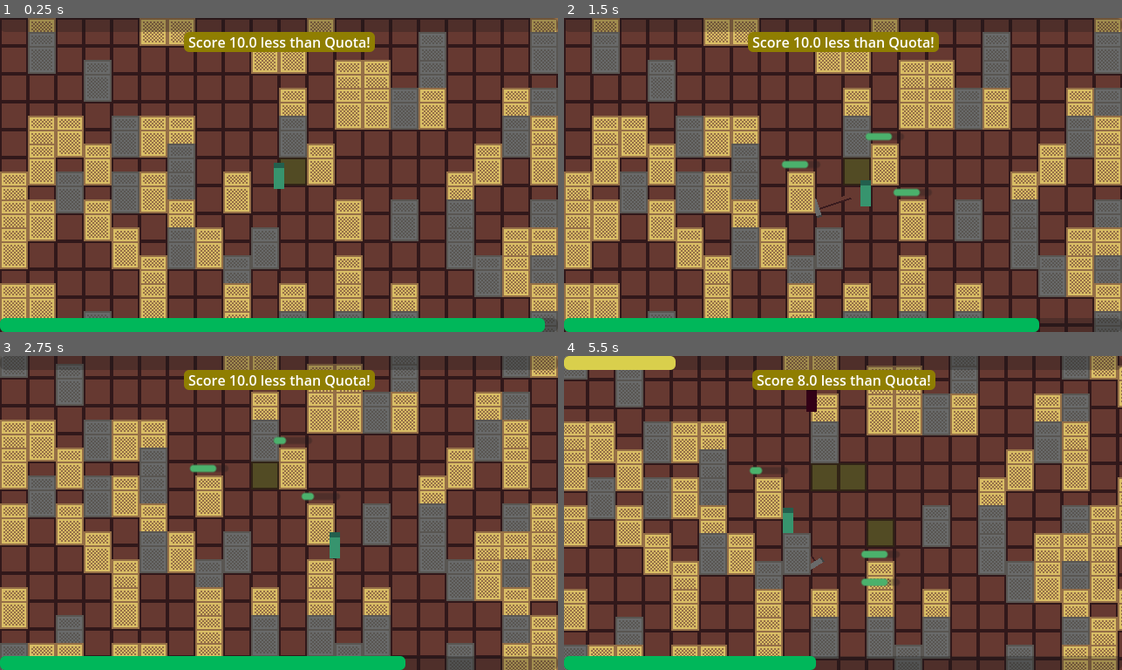
Above: before the commit, frames 1-4 (two rows, left to right).
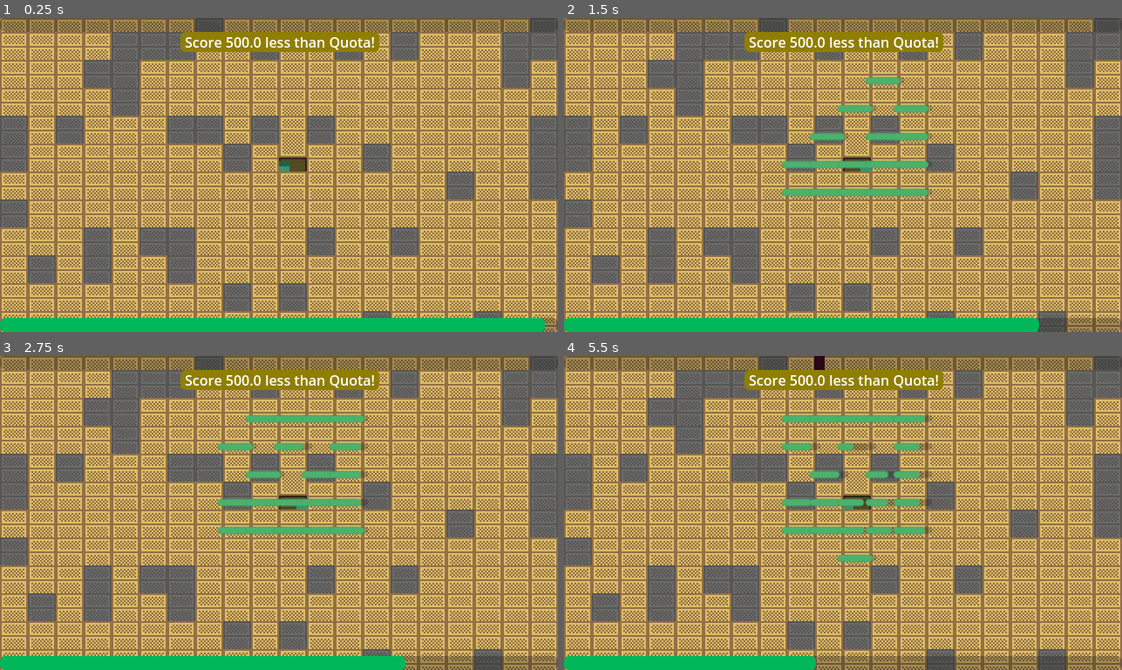
Above: after the commit, the same moments.

Repository: shuofsin/notsowingsimulator
Game: Godot game, scene res://Scenes/Worlds/test_world.tscn
Two runs of this game, one before a commit and one after it. Both use one fixed random seed, a clock stepped at 60 frames per second and the inputs below.
Inputs (mouse positions are in pixels of both pictures, inside the frame that each line leads up to):
- Up to frame 1 (0.25 s): no input
- Up to frame 2 (1.5 s): move the mouse to (965, 159) at 0.52 s; hold D (move_right) 0.53-1.28 s; click (965, 159) at 0.6 s; move the mouse to (731, 190) at 1.27 s; hold S (move_down) from 1.28 s (still down); click (731, 190) at 1.35 s
- Up to frame 3 (2.75 s): move the mouse to (334, 443) at 2.02 s; release S (move_down) at 2.03 s; hold D (move_right) from 2.03 s (still down); click (334, 443) at 2.1 s
- Up to frame 4 (5.5 s): move the mouse to (815, 575) at 2.77 s; release D (move_right) at 2.78 s; hold W (move_up) 2.78-3.53 s; click (815, 575) at 2.85 s; move the mouse to (1010, 560) at 3.52 s; hold A (move_left) 3.53-5.03 s; click (1010, 560) at 3.6 s; move the mouse to (675, 465) at 4.27 s; click (675, 465) at 4.35 s; move the mouse to (870, 513) at 5.02 s; hold S (move_down) from 5.03 s (still down); click (870, 513) at 5.1 s

The runs differ from the first frame. In frame 1, 74% of the frame differs, in the area x 0-100%, y 0-100%; in frame 2, 75%; in frame 3, 82%; in frame 4, 85%.

Commit message:
Trying to find the fun

Diff:
--- a/Scenes/Environment/temp_rock.tscn
+++ b/Scenes/Environment/temp_rock.tscn
@@ -1,5 +1,6 @@
-[gd_scene load_steps=3 format=3 uid="uid://djgkhix0crf0l"]
+[gd_scene load_steps=4 format=3 uid="uid://djgkhix0crf0l"]
 
+[ext_resource type="Script" uid="uid://bgkvsvb7640ra" path="res://Scripts/Environment/temp_rock.gd" id="1_kg44s"]
 [ext_resource type="Texture2D" uid="uid://l8h6pppip2du" path="res://Assets/Art/Environment/proto_rock.png" id="1_spn8v"]
 
 [sub_resource type="RectangleShape2D" id="RectangleShape2D_kg44s"]
@@ -8,7 +9,9 @@
 [node name="TempRock" type="StaticBody2D"]
 z_as_relative = false
 y_sort_enabled = true
+collision_layer = 16
 collision_mask = 0
+script = ExtResource("1_kg44s")
 
 [node name="Sprite2D" type="Sprite2D" parent="."]
 position = Vector2(0, -4)
--- a/Scenes/GUI/points.tscn
+++ b/Scenes/GUI/points.tscn
@@ -21,7 +21,7 @@
 offset_bottom = 11.5
 grow_horizontal = 2
 grow_vertical = 2
-text = "+1"
+text = "+100"
 horizontal_alignment = 1
 
 [node name="Sounds" type="AudioStreamPlayer2D" parent="."]
--- a/Scenes/Player/player.tscn
+++ b/Scenes/Player/player.tscn
@@ -28,6 +28,7 @@
 [node name="Player" type="CharacterBody2D"]
 y_sort_enabled = true
 collision_layer = 2
+collision_mask = 17
 script = ExtResource("1_uvnfx")
 
 [node name="Sprite2D" type="Sprite2D" parent="."]
--- a/Scripts/Environment/temp_block.gd
+++ b/Scripts/Environment/temp_block.gd
@@ -4,7 +4,7 @@
 @onready var health_component: HealthComponent = %HealthComponent
 @onready var progress_bar: ProgressBar = %ProgressBar
 var cell_position: Vector2
-var health: int = 100
+var health: float
 
 func _ready() -> void:
 	health_component.MAX_HEALTH = health
@@ -15,8 +15,8 @@
 		var new_points: Node2D = points_scene.instantiate()
 		new_points.global_position = global_position
 		get_parent().add_child(new_points)
-		Global.score += 1
-		Global.map.set_cell(cell_position, 0, Vector2i(2, 0), 0)
+		Global.score += 100
+		Global.map.set_cell(cell_position, 0, Vector2i(1, 0), 0)
 		queue_free()
 
 	progress_bar.visible = (health_component.health != health_component.MAX_HEALTH)
--- /dev/null
+++ b/Scripts/Environment/temp_rock.gd
@@ -0,0 +1,2 @@
+extends StaticBody2D
+class_name Rock
--- a/Scripts/Environment/temp_tile_map.gd
+++ b/Scripts/Environment/temp_tile_map.gd
@@ -4,7 +4,7 @@
 const WORLD_DENSITY: int = 5
 var block_scene: PackedScene = preload("res://Scenes/Environment/temp_block.tscn")
 var rock_scene: PackedScene = preload("res://Scenes/Environment/temp_rock.tscn")
-var block_health: int = 75;
+var block_health: int = 300;
 
 func _ready() -> void:
 	Global.map = self
@@ -36,18 +36,17 @@
 			if cell_coords == player_position:
 				set_cell(cell_coords, 0, Vector2i(2, 0), 0)
 				continue
-			if randi_range(0, WORLD_DENSITY)%WORLD_DENSITY == 0:
-				if randi_range(0, 2) == 0:
-					set_cell(cell_coords, 0, Vector2i(3, 0), 0)
-					var new_rock: StaticBody2D = rock_scene.instantiate()
-					new_rock.global_position = to_global(map_to_local(cell_coords))
-					get_parent().add_child.call_deferred(new_rock)
-					continue
-				set_cell(cell_coords, 0, Vector2i(0, 0), 0)
-				var new_block: StaticBody2D = block_scene.instantiate()
-				new_block.global_position = to_global(map_to_local(cell_coords))
-				new_block.cell_position = cell_coords
-				new_block.health = block_health;
-				get_parent().add_child.call_deferred(new_block)
+			if randi_range(0, 4) == 0:
+				set_cell(cell_coords, 0, Vector2i(3, 0), 0)
+				var new_rock: StaticBody2D = rock_scene.instantiate()
+				new_rock.global_position = to_global(map_to_local(cell_coords))
+				get_parent().add_child.call_deferred(new_rock)
 				continue
-			set_cell(cell_coords, 0, Vector2i(1, 0), 0)
+
+			set_cell(cell_coords, 0, Vector2i(0, 0), 0)
+			var new_block: StaticBody2D = block_scene.instantiate()
+			new_block.global_position = to_global(map_to_local(cell_coords))
+			new_block.cell_position = cell_coords
+			new_block.health = block_health;
+			get_parent().add_child.call_deferred(new_block)
+			continue
--- a/Scripts/GUI/upgrade_screen.gd
+++ b/Scripts/GUI/upgrade_screen.gd
@@ -11,10 +11,10 @@
 @onready var score_label: Label = %ScoreLabel
 
 
-var swing_cost: float = 3.0
-var tool_cost: float = 3.0
-var speed_cost: float = 3.0
-var damage_cost: float = 3.0
+var swing_cost: float = 300
+var tool_cost: float = 300
+var speed_cost: float = 300
+var damage_cost: float = 300
 
 func _ready() -> void:
 	visible = false
--- a/Scripts/System/global.gd
+++ b/Scripts/System/global.gd
@@ -1,7 +1,7 @@
 extends Node
 
 var score: float = 0;
-var quota: float = 10;
+var quota: float = 500;
 var player: Player
 var map: Map
 var state: String = "game"
--- a/project.godot
+++ b/project.godot
@@ -73,10 +73,11 @@
 
 [layer_names]
 
-2d_physics/layer_1="Environment"
+2d_physics/layer_1="Wheat"
 2d_physics/layer_2="Player"
 2d_physics/layer_3="Enemy"
 2d_physics/layer_4="Tool"
+2d_physics/layer_5="Rock"
 
 [rendering]
 
Not shown, added: Scripts/Environment/temp_rock.gd.uid
